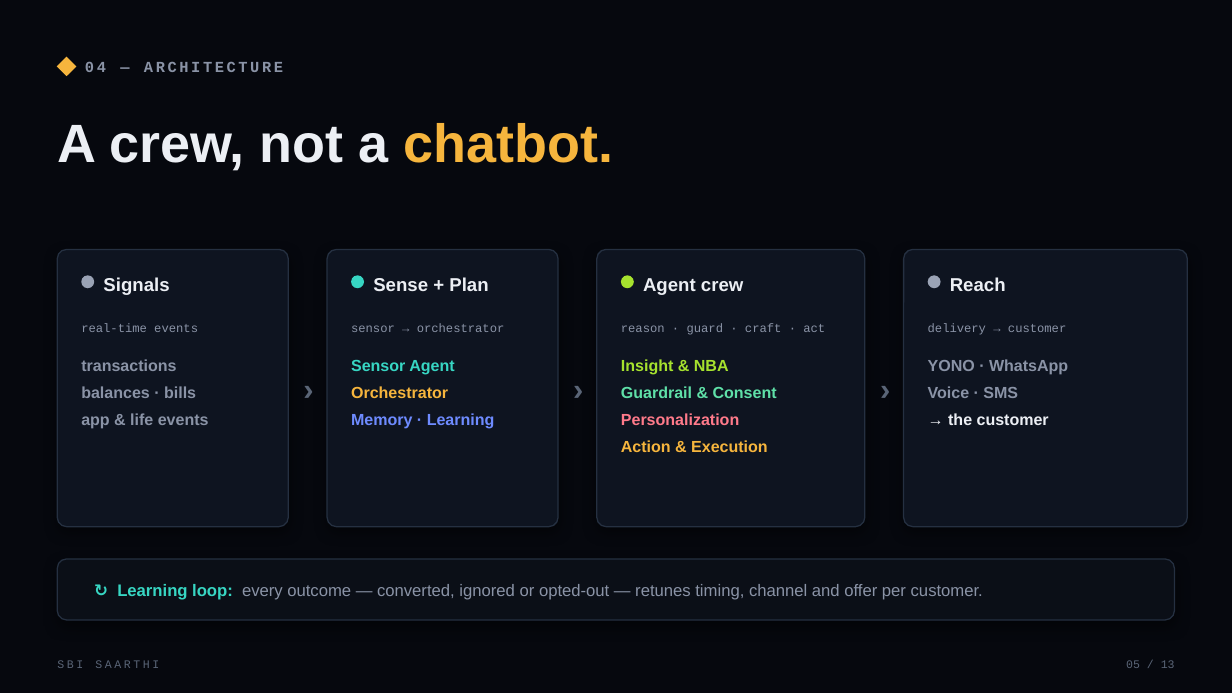
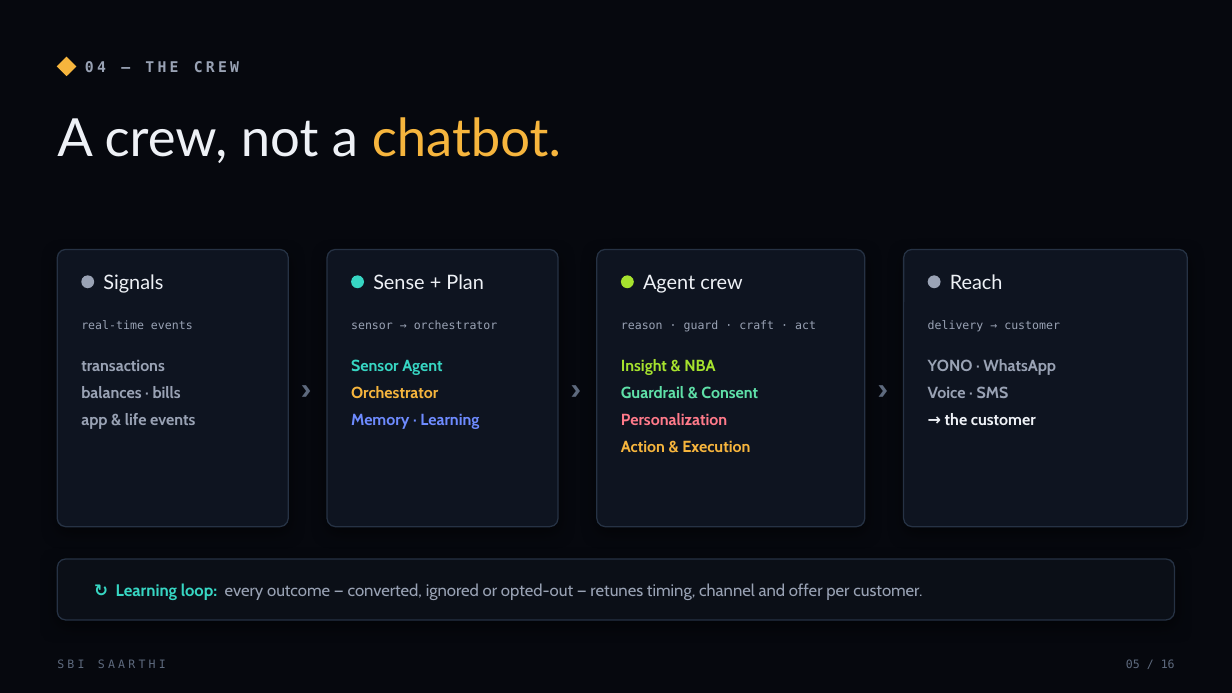
Before and after one commit to SaudSatopay/sbi-saarthi, a slide deck: slide 5 of SBI-Saarthi-Idea-Deck.pptx. Drawn at 1232x693 pixels with LibreOffice and Linux fonts; fonts in the diff are those of the drawing. Boxes give left, top, right and bottom in pixels: in the first picture for what was removed or moved away, otherwise in the second. Text is boxed around its words. In the diff, an @@ line names an element or a change of style, - is before the commit and + after.

Commit message:
Polish deck typography, add technical slides, add team names
Deck: new type system (Bahnschrift SemiBold / Segoe UI / Cascadia Mono) replacing the generic Arial/Courier; added a 5-slide technical block - system design, agent runtime, data & models, engineering stack & deployment, and security/consent/compliance (now 16 slides). Site: real team member names in the footer. Team SAS CODIES: Saud Satopay, Aryan Walunj, Sahil Addagatla.

```diff
--- a/SBI-Saarthi-Idea-Deck.pptx
+++ b/SBI-Saarthi-Idea-Deck.pptx
@@ text at box(85, 61, 239, 72): text changed; size 12 to 11.5 pt; font Courier New to DejaVu Sans Mono; text colour #8A93A6 to #99A2B4 @@
-04 — ARCHITECTURE
+04 — THE CREW
@@ text "A crew, not a chatbot." at box(57, 117, 561, 163): size 42 to 41 pt, font Arial to Lato, bold off; text colour #ECEFF4 to #EEF1F6 in "A crew, not a" @@
@@ size 14.5 to 15.5 pt, font Arial to Lato, text colour #ECEFF4 to #EEF1F6, bold off in 4 elements at box(103, 274, 163, 293), box(373, 274, 484, 289), box(643, 274, 742, 293), box(950, 274, 1003, 289) @@
@@ size 9.5 to 9 pt, font Courier New to DejaVu Sans Mono, text colour #8A93A6 to #99A2B4 in 4 elements at box(928, 320, 1060, 332), box(621, 320, 816, 332), box(81, 320, 193, 329), box(351, 320, 498, 329) @@
@@ text "transactions" at box(81, 360, 195, 429): font Arial to Cabin, text colour #8A93A6 to #99A2B4 @@
@@ text "Sensor Agent" at box(351, 359, 479, 429): font Arial to Cabin @@
@@ text "Insight & NBA" at box(621, 359, 758, 452): font Arial to Cabin @@
@@ text "YONO · WhatsApp" at box(928, 359, 1056, 425): font Arial to Cabin; text colour #8A93A6 to #99A2B4 in "YONO · WhatsApp", "Voice · SMS"; text colour #ECEFF4 to #EEF1F6 in "→ the customer" @@
@@ size 24 to 22 pt, font Arial to Cabin, text colour #5A6577 to #5E6A7E in 3 elements at box(290, 370, 322, 407), box(560, 370, 592, 407), box(867, 370, 898, 407) @@
@@ outline #253041 1 pt to #263244 1 pt; shadow changed; proportions changed in 5 elements at box(57, 250, 288, 527), box(327, 250, 558, 527), box(597, 250, 865, 527), box(904, 250, 1188, 527), box(57, 559, 1175, 620) @@
@@ text "↻ Learning loop: every outcome ..." at box(116, 583, 922, 600): font Arial to Cabin; text colour #8A93A6 to #99A2B4 in "every outcome — converted, ignored or opted-out ..." @@
@@ text "SBI SAARTHI" at box(57, 659, 166, 668): font Courier New to DejaVu Sans Mono, text colour #5A6577 to #5E6A7E, letter spacing 2 to 2.5 pt @@
@@ text at box(1126, 659, 1175, 668): text changed; font Courier New to DejaVu Sans Mono; text colour #5A6577 to #5E6A7E @@
-05 / 13
+05 / 16
```
Also in this commit, not shown: 10 other slides changed, 5 slides added, 2 slides removed, 6 other files.
